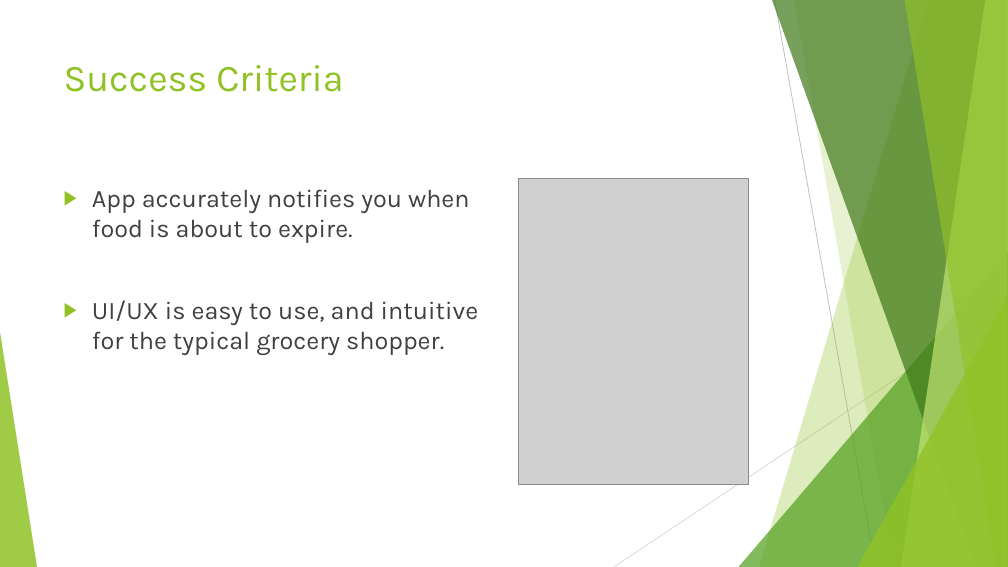
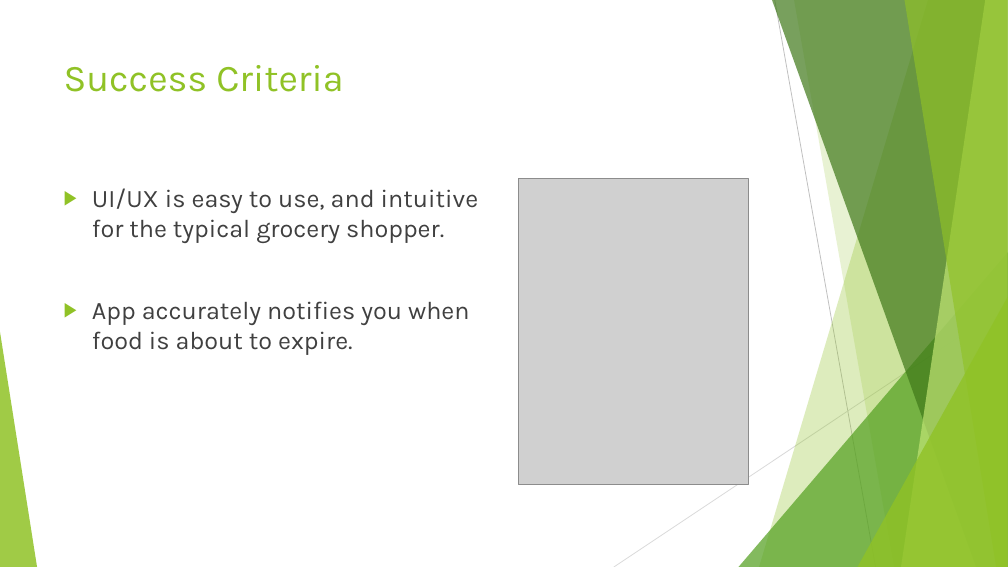
Before and after one commit to pclundaahl/grocerybuddy, a slide deck: slide 6 of Team Docs/Project Summary.pptx. Drawn at 1008x567 pixels with LibreOffice and Linux fonts; fonts in the diff are those of the drawing; grey boxes stand for pictures. Boxes give left, top, right and bottom in pixels: in the first picture for what was removed or moved away, otherwise in the second. Text is boxed around its words. In the diff, an @@ line names an element or a change of style, - is before the commit and + after.

```diff
--- a/Team Docs/Project Summary.pptx
+++ b/Team Docs/Project Summary.pptx
@@ text at bbox=[92, 188, 479, 243]: paragraph added @@
+▶ UI/UX is easy to use, and intuitive for the typical grocery shopper.
@@ text at bbox=[92, 300, 479, 355]: paragraph removed @@
-▶ UI/UX is easy to use, and intuitive for the typical grocery shopper.
```
Also in this commit, not shown: 1 other slide changed.
